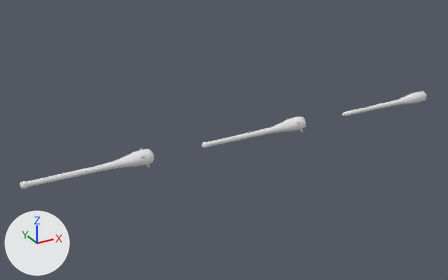
Renders of the Blender file art/models/camp.blend from each side of a commit.
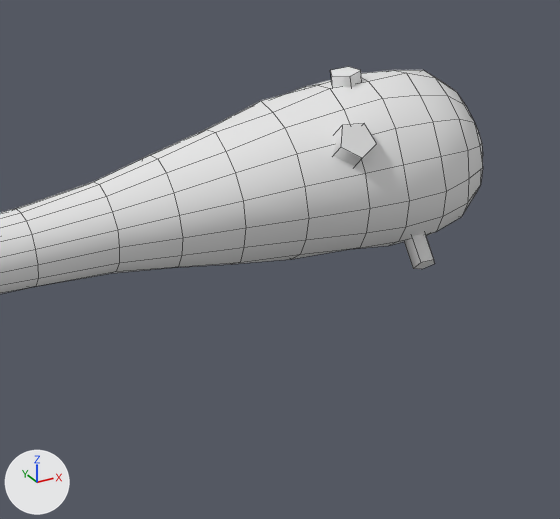
The first picture shows the older version from a 50 mm camera at (-0.43, -2.85, 1.43) aimed at (1.18, 0.08, -0.03). The close-ups show the older and then the newer version on the part from 25% to 36% of the width and 51% to 68% of the height of that picture. Only the edits that show in the close-ups are written down. Arrows for +X, +Y and +Z are at lower left; the lights stay in place. The close-ups show mesh edges as thin lines.

Names of what the first close-up shows: 'club'.
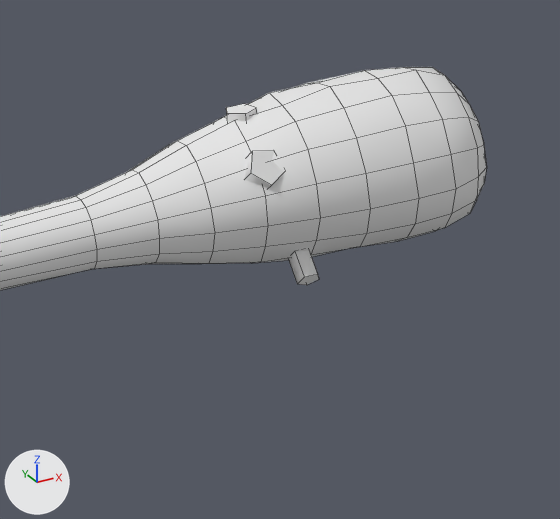
Pixel boxes [x1, y1, x2, y2] of what changed, in the close-ups (560 x 519 px; the box of a moved part takes in the faces that stretch with it):
'club', reshaped
    before: [0, 67, 483, 294]
    after: [0, 67, 486, 290]
part 1 of me_club, moved or reshaped
    before: [341, 123, 376, 158]
    after: [251, 150, 284, 185]
part 2 of me_club, moved or reshaped
    before: [404, 233, 434, 268]
    after: [288, 251, 318, 284]
part 3 of me_club, moved or reshaped
    before: [413, 260, 435, 269]
    after: [298, 274, 319, 285]
part 4 of me_club, moved or reshaped
    before: [331, 70, 362, 88]
    after: [226, 108, 257, 122]
part 5 of me_club, moved or reshaped
    before: [330, 67, 360, 76]
    after: [226, 104, 256, 114]
part 6 of me_club, moved or reshaped
    before: [0, 70, 483, 294]
    after: [0, 67, 486, 290]

Diff of the bpy script that builds the scene:
```diff
--- a/art/models/camp.blend.py
+++ b/art/models/camp.blend.py
@@ me_club @@
 # used by ob_club; location = (0.0, 0.0, 0.0)
-me_club.from_pydata(...)  # 476 vertices, 394 faces; spans x 0.0..0.704, y -0.046..0.051, z -0.041..0.055
+me_club.from_pydata(...)  # 476 vertices, 394 faces; spans x 0.0..0.705, y -0.046..0.052, z -0.036..0.051
+# me_club part 1: the loose piece of 5 vertices spanning x 0.619..0.637, y -0.045..-0.032, z 0.031..0.045 is moved by (-0.044, 0.007, -0.007)
+# me_club part 2: the loose piece of 10 vertices spanning x 0.654..0.666, y -0.041..-0.021, z -0.041..-0.022 is turned -4.1 degrees about the x axis through its middle and scaled by 0.902, then moved by (-0.06, 0.0, 0.004)
+# me_club part 3: the loose piece of 5 vertices spanning x 0.654..0.666, y -0.041..-0.033, z -0.041..-0.034 is moved by (-0.06, 0.001, 0.006)
+# me_club part 4: the loose piece of 10 vertices spanning x 0.632..0.648, y -0.004..0.012, z 0.035..0.055 is scaled about its middle by (1, 0.995, 0.814), then moved by (-0.055, -0.001, -0.006)
+# me_club part 5: the loose piece of 5 vertices spanning x 0.632..0.648, y -0.003..0.012, z 0.054..0.055 is moved by (-0.055, -0.001, -0.008)
+# me_club part 6: 213 of 476 vertices moved; they spanned x 0.42..0.704, y -0.046..0.051, z -0.037..0.05 and now span x 0.44..0.705, y -0.046..0.052, z -0.036..0.051; mean shift (0.007, 0.0, 0.0); largest move (0.637, -0.04, 0.035) -> (0.593, -0.033, 0.027)
+# other edits to the shape of me_club do not show in these pictures
 me_club.materials.append(mat_wood)
```
